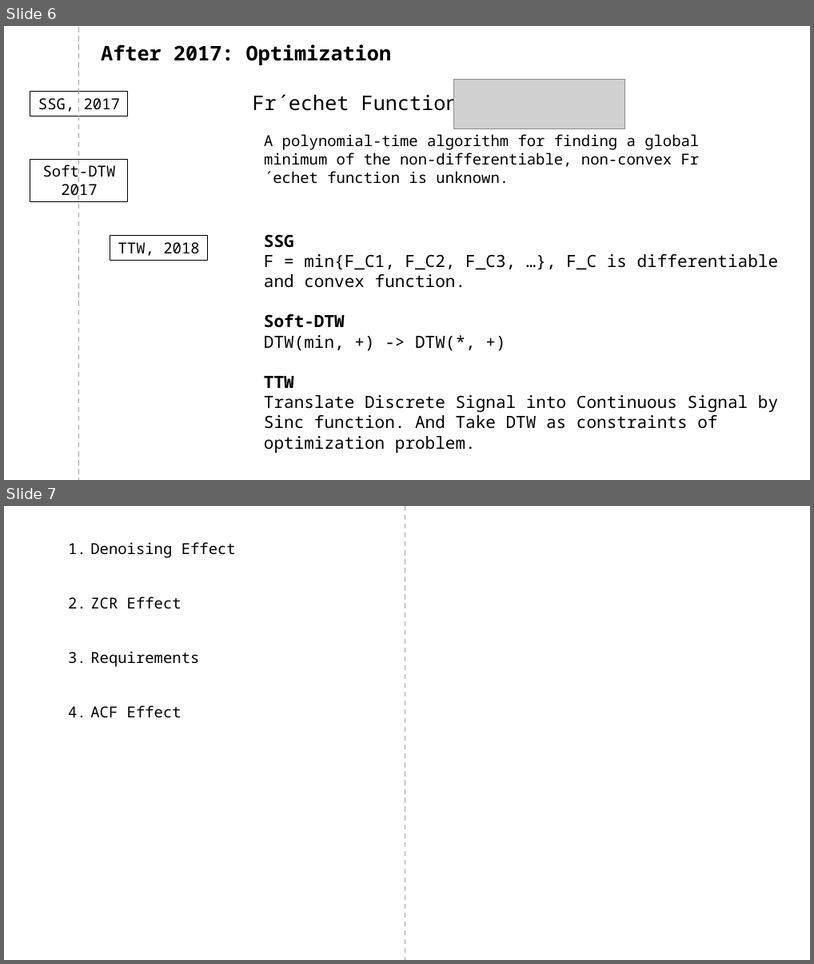
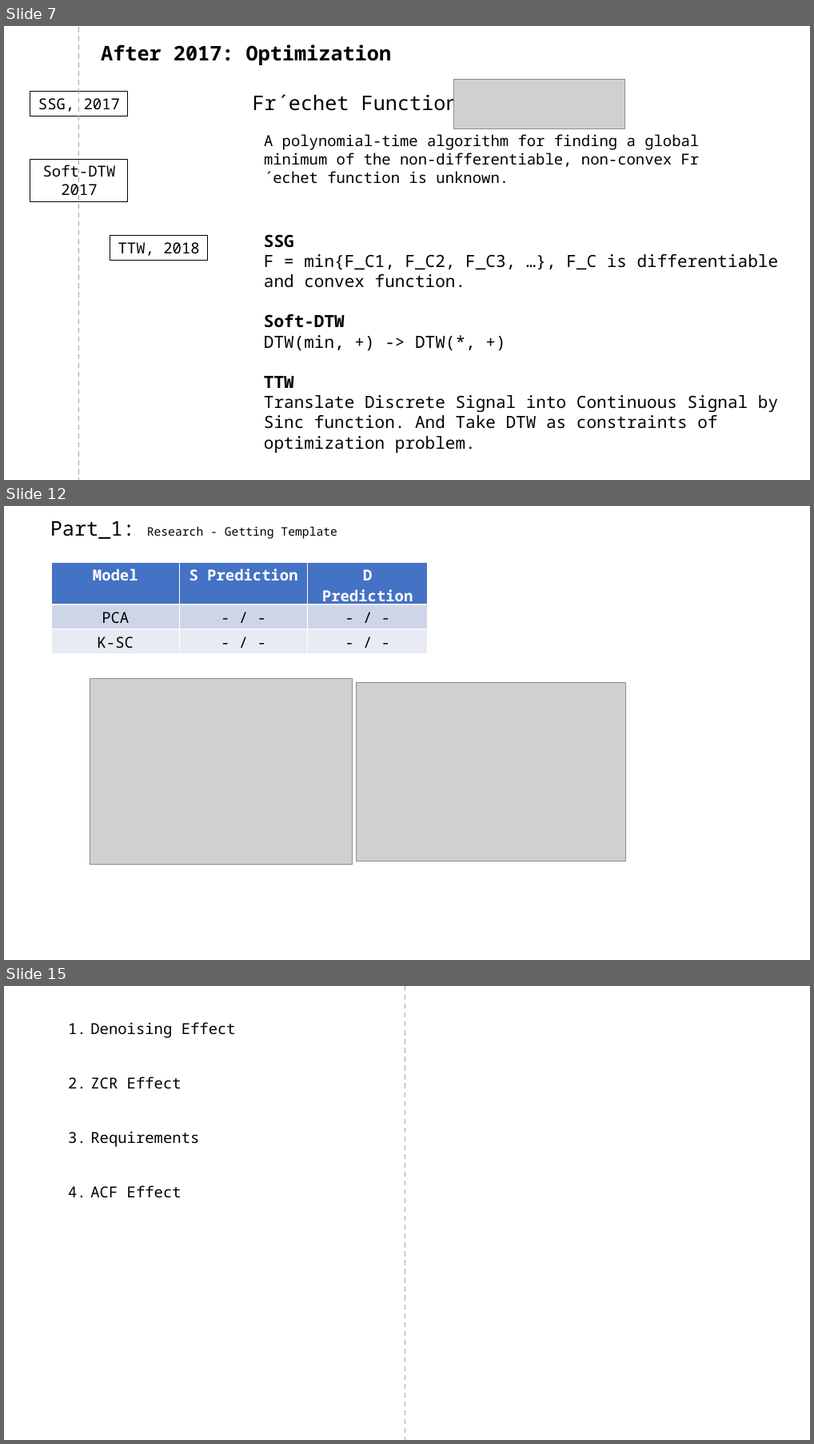
Before and after one commit to A-Big-Tortoise/Presentation, a slide deck: Presentation_1120_JiayuChen.pptx. Shown one above the other, each under a label of ours: slides 6 and 7 before the commit, slides 7, 12 and 15 after it; the slides between them are not shown. The pictures are 814x964 and 814x1444 pixels, drawn with LibreOffice and Linux fonts; fonts in the diff are those of the drawing; grey boxes stand for pictures. Boxes give left, top, right and bottom in pixels: in the first picture for what was removed or moved away, otherwise in the second. Text is boxed around its words. In the diff, an @@ line names an element or a change of style, - is before the commit and + after.

```diff
--- a/Presentation_1120_JiayuChen.pptx
+++ b/Presentation_1120_JiayuChen.pptx
@@ slide 12 added at (4, 506, 810, 960), background #FFFFFF @@
@@ text added at (50, 521, 338, 539), 14 pt, text #000000 @@
+Part_1: Research - Getting Template
@@ table added at (51, 562, 427, 652), 3 rows, 3 columns @@
+Model | S Prediction | D Prediction
+PCA | - / - | - / -
+K-SC | - / - | - / -
@@ picture added at (90, 679, 353, 864) @@
@@ picture added at (357, 683, 626, 861) @@
@@ what was slide 6 is now slide 7 @@
@@ what was slide 7 is now slide 15 @@
```
Also in this commit, not shown: 5 slides changed, 8 other slides added, 4 slides removed.
